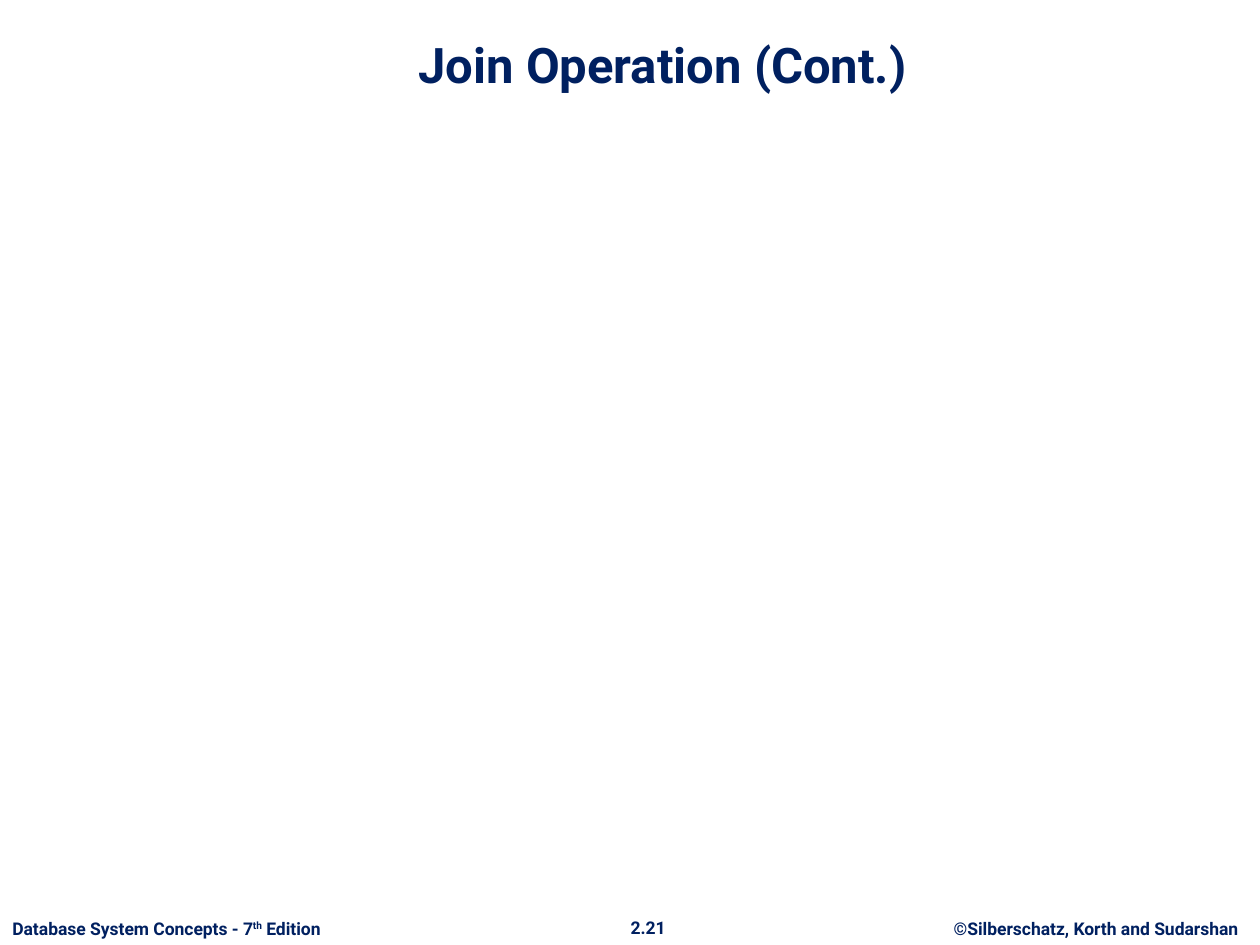
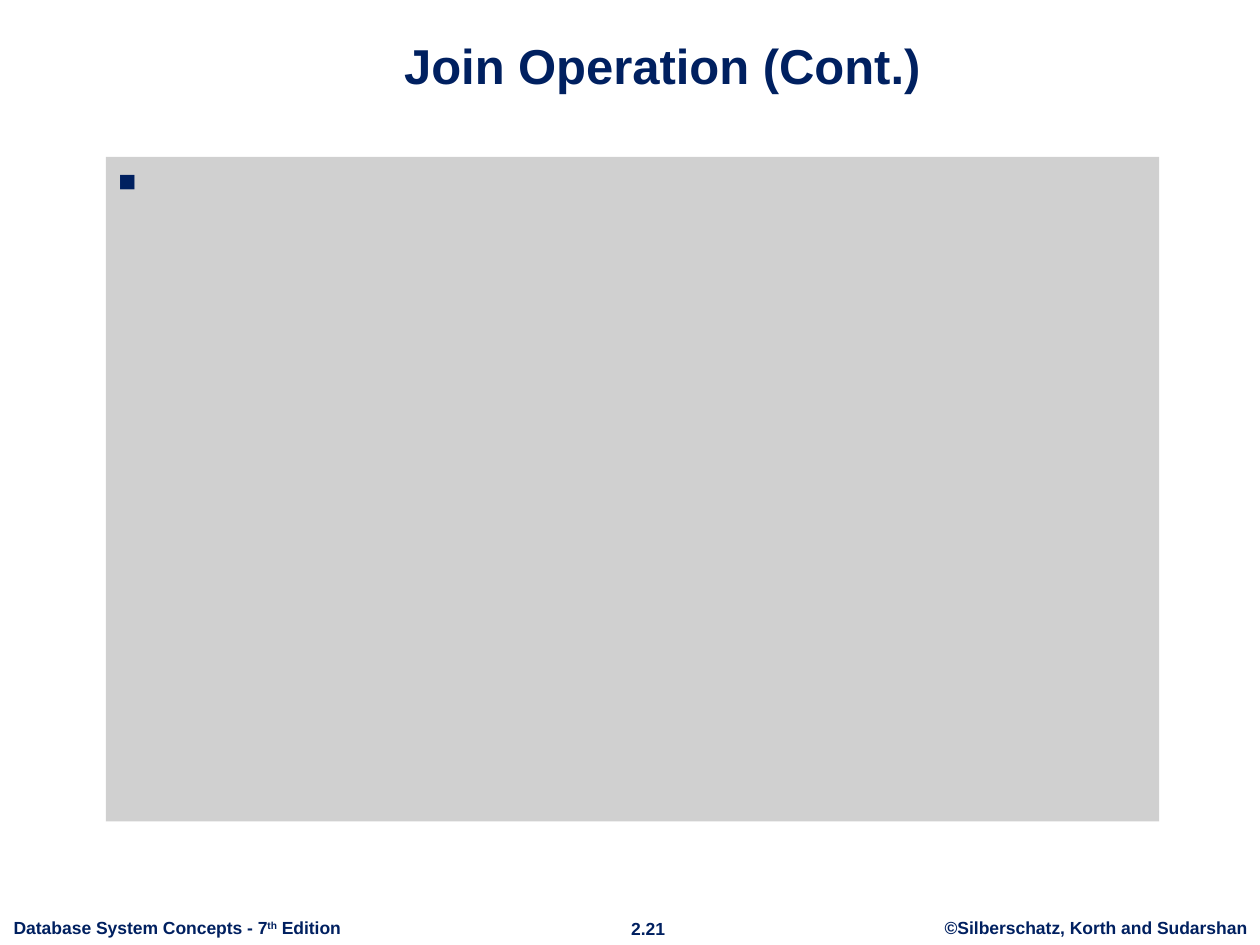
Before and after one commit to jay3ss/cis64a, a slide deck: slide 21 of slides/ch2.pptx. Drawn at 1260x945 pixels with LibreOffice and Linux fonts; fonts in the diff are those of the drawing; grey boxes stand for pictures; background and template pictures are left out. Boxes give left, top, right and bottom in pixels: in the first picture for what was removed or moved away, otherwise in the second. Text is boxed around its words. In the diff, an @@ line names an element or a change of style, - is before the commit and + after.

```diff
--- a/slides/ch2.pptx
+++ b/slides/ch2.pptx
@@ font Roboto to Arial in 4 elements at (x1=945, y1=921, x2=1247, y2=937), (x1=14, y1=921, x2=341, y2=938), (x1=631, y1=922, x2=665, y2=935), (x1=404, y1=48, x2=921, y2=94) @@
@@ picture added at (x1=106, y1=158, x2=1159, y2=822) @@
```
Also in this commit, not shown: 28 other slides changed, 1 slide added, 1 slide removed, 1 other file.
